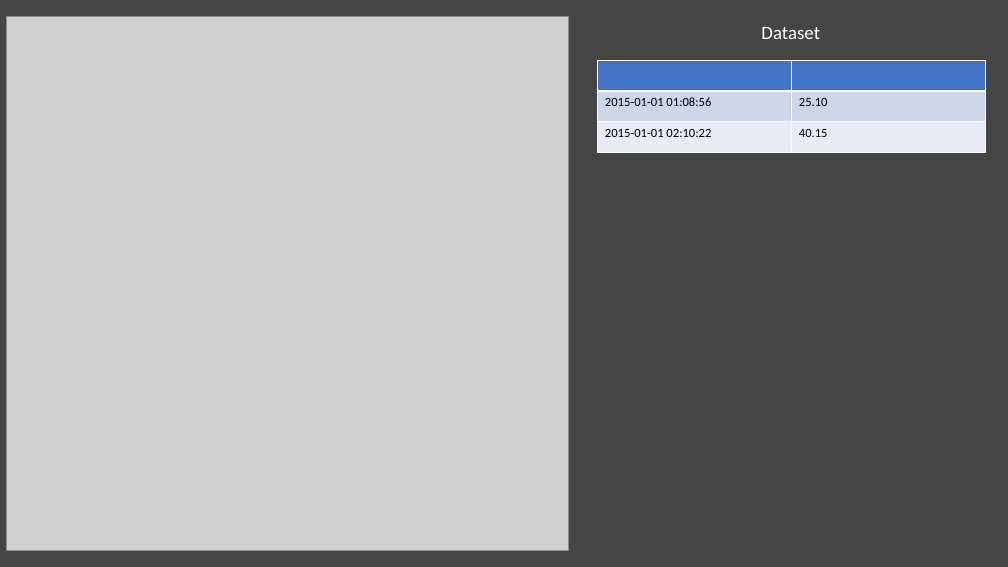
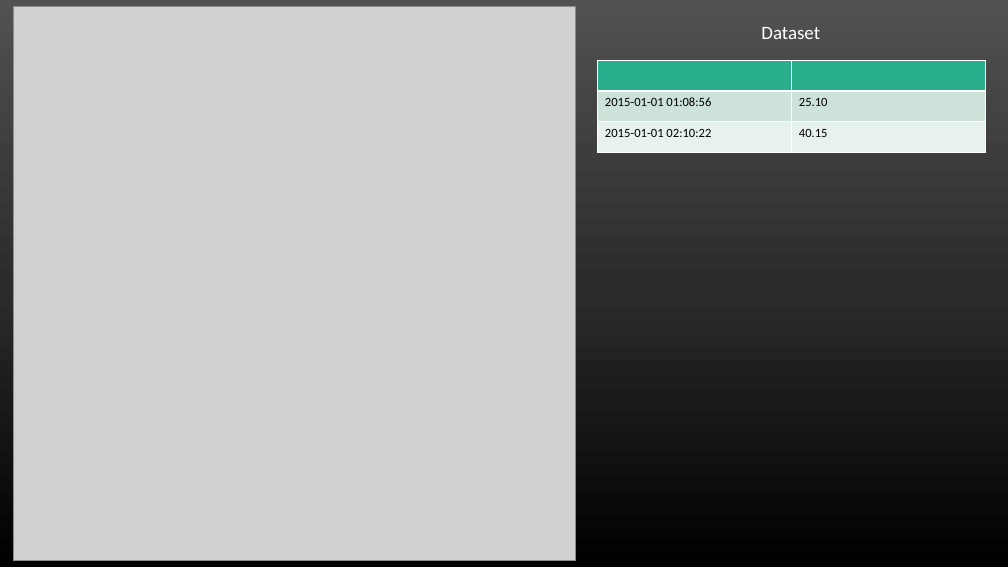
Before and after one commit to hpcc-systems/HPCC-ECL-Training, a slide deck: slide 1 of CheatSheet/ppt/CheatSheet.pptx. Drawn at 1008x567 pixels with LibreOffice and Linux fonts; fonts in the diff are those of the drawing; grey boxes stand for pictures. Boxes give left, top, right and bottom in pixels: in the first picture for what was removed or moved away, otherwise in the second. Text is boxed around its words. In the diff, an @@ line names an element or a change of style, - is before the commit and + after.

```diff
--- a/CheatSheet/ppt/CheatSheet.pptx
+++ b/CheatSheet/ppt/CheatSheet.pptx
@@ background #454545 to gradient #515151 to #2E2E2E to #000000 @@
@@ picture: place and size @@
-picture at [7, 17, 569, 551]
+picture at [14, 6, 575, 561]
@@ table at [597, 60, 986, 153] @@
@@ fill #4472C4 to #29AF8C in row 1 @@
@@ fill #CFD5EA to #CDE3DA in row 2 @@
@@ fill #E9EBF5 to #E8F2EE in row 3 @@
```
Also in this commit, not shown: 1 other slide changed, 2 other files.
